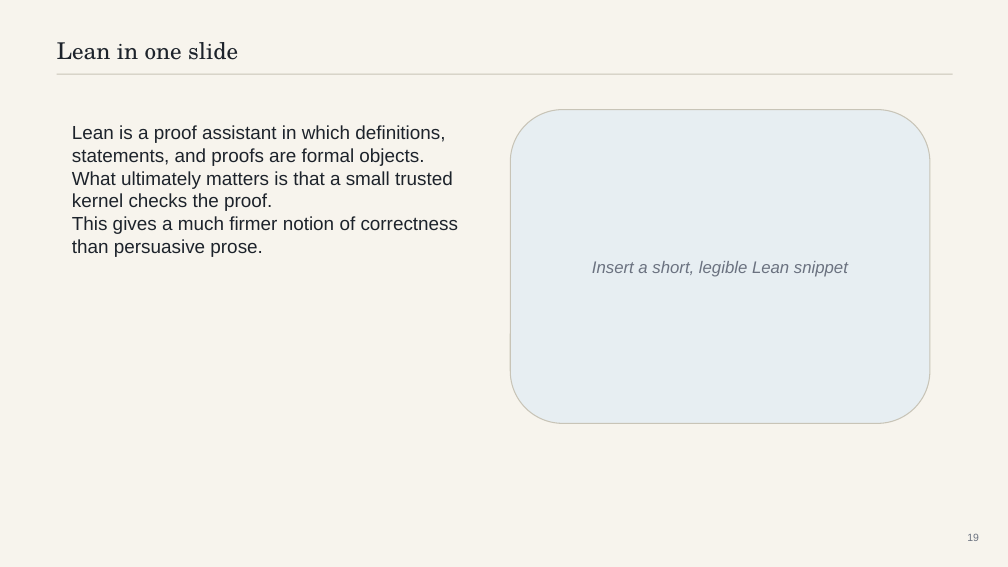
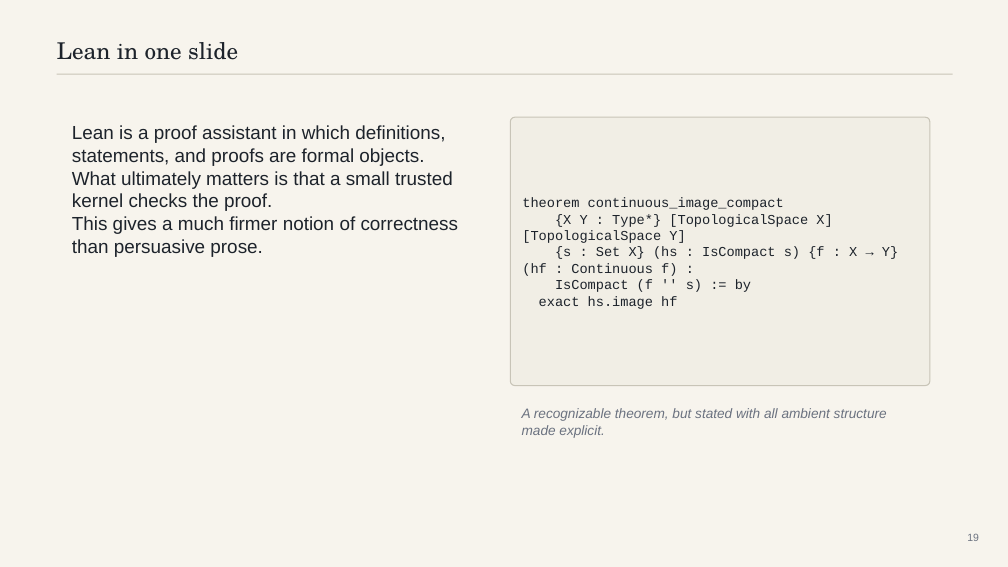
Before and after one commit to mattrobball/2026_03_09-colloquium, a slide deck: slide 19 of deck/should-you-trust-an-ai-mathematician.pptx. Drawn at 1008x567 pixels with LibreOffice and Linux fonts; fonts in the diff are those of the drawing. Boxes give left, top, right and bottom in pixels: in the first picture for what was removed or moved away, otherwise in the second. Text is boxed around its words. In the diff, an @@ line names an element or a change of style, - is before the commit and + after.

```diff
--- a/deck/should-you-trust-an-ai-mathematician.pptx
+++ b/deck/should-you-trust-an-ai-mathematician.pptx
@@ rounded rectangle: place and size @@
-rounded rectangle at box(510, 110, 930, 423)
+rounded rectangle at box(510, 117, 930, 386)
@@ rounded rectangle at box(510, 117, 930, 386): fill #E7EEF2 to #F1EEE5; proportions changed @@
@@ text at box(522, 197, 898, 309): text changed; size 16 to 13 pt; font Arial to Courier New; text colour #6B7280 to #1D232B; italic off @@
-Insert a short, legible Lean snippet
+theorem continuous_image_compact
+{X Y : Type*} [TopologicalSpace X] [TopologicalSpace Y]
+{s : Set X} (hs : IsCompact s) {f : X → Y} (hf : Continuous f) :
+IsCompact (f '' s) := by
+exact hs.image hf
@@ text added at box(522, 408, 887, 438), 13 pt, text #6B7280, italic @@
+A recognizable theorem, but stated with all ambient structure made explicit.
```
Also in this commit, not shown: 6 other slides changed, 1 slide added, 1 slide removed, 6 other files.
